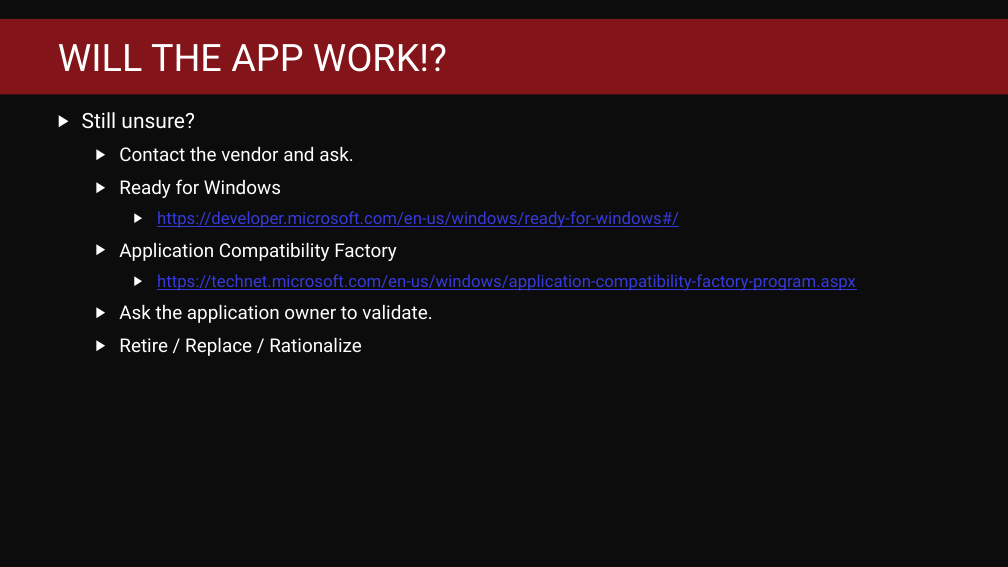
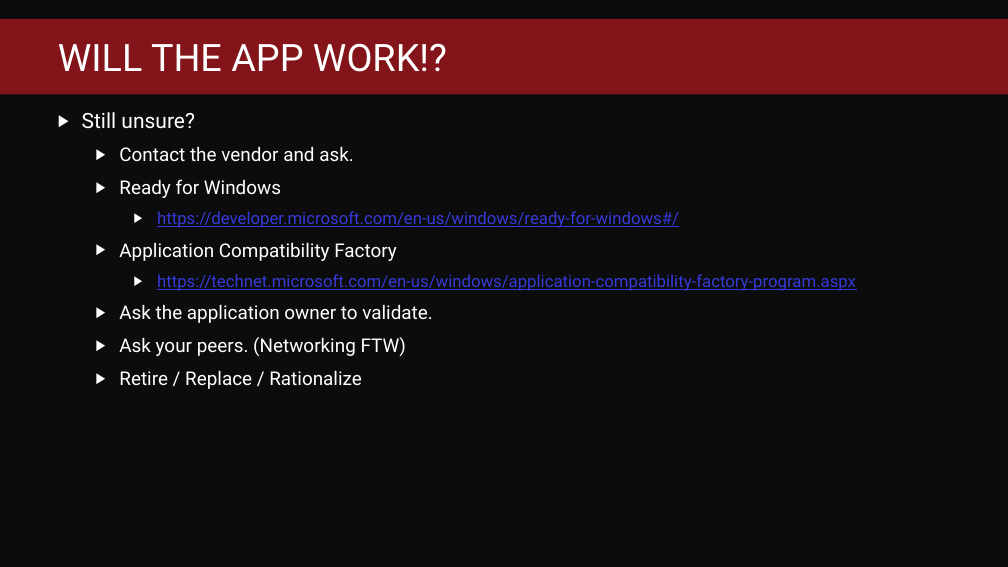
Before and after one commit to fredbainbridge/WindowsUpgradeReadiness, a slide deck: slide 17 of MMS 2017 - Windows Upgrade Readiness.pptx (slide 16 before the commit). Drawn at 1008x567 pixels with LibreOffice and Linux fonts; fonts in the diff are those of the drawing; background and template pictures are left out. Boxes give left, top, right and bottom in pixels: in the first picture for what was removed or moved away, otherwise in the second. Text is boxed around its words. In the diff, an @@ line names an element or a change of style, - is before the commit and + after.

```diff
--- a/MMS 2017 - Windows Upgrade Readiness.pptx
+++ b/MMS 2017 - Windows Upgrade Readiness.pptx
@@ text at box(119, 337, 406, 356): paragraph added @@
+  ▶ Ask your peers. (Networking FTW)
```
Also in this commit, not shown: 4 other slides changed, 5 slides added.
